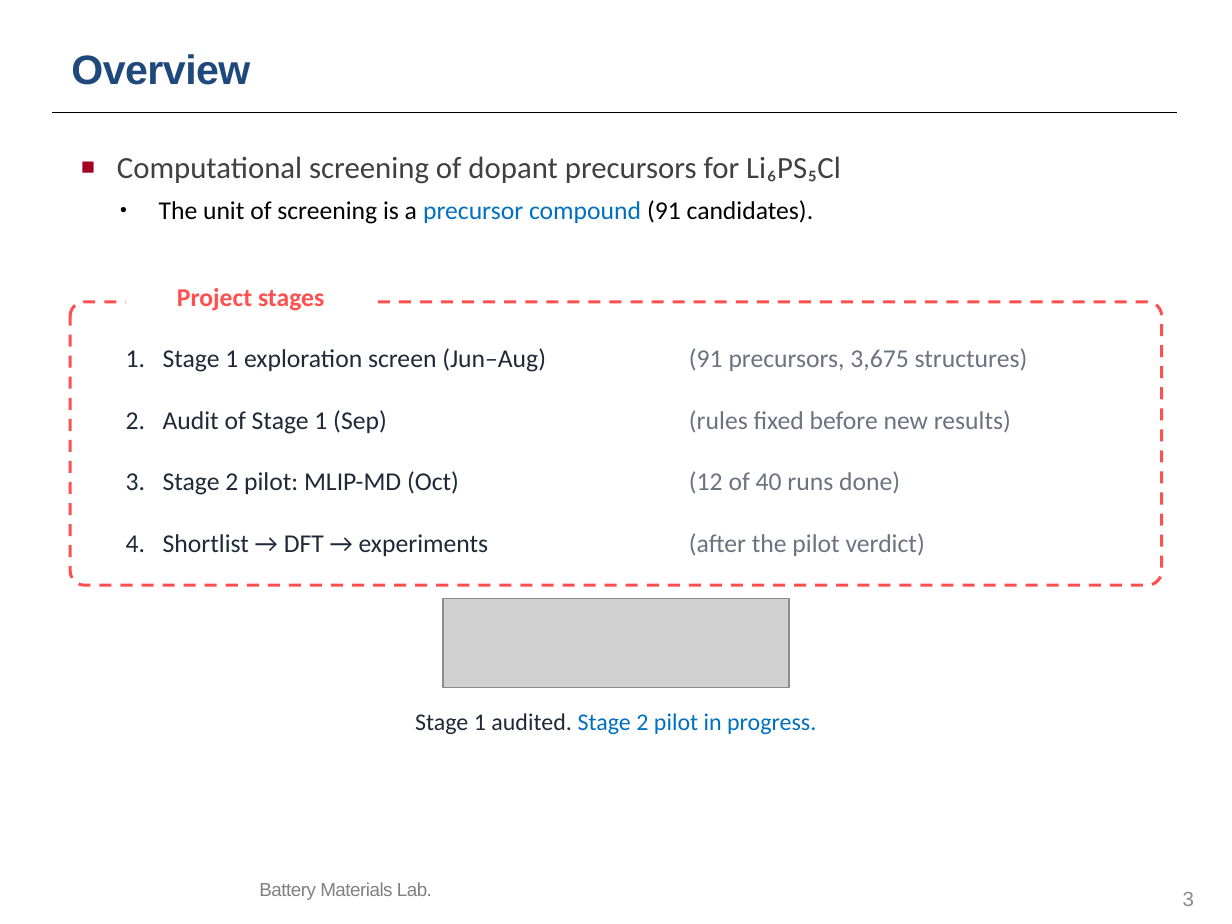
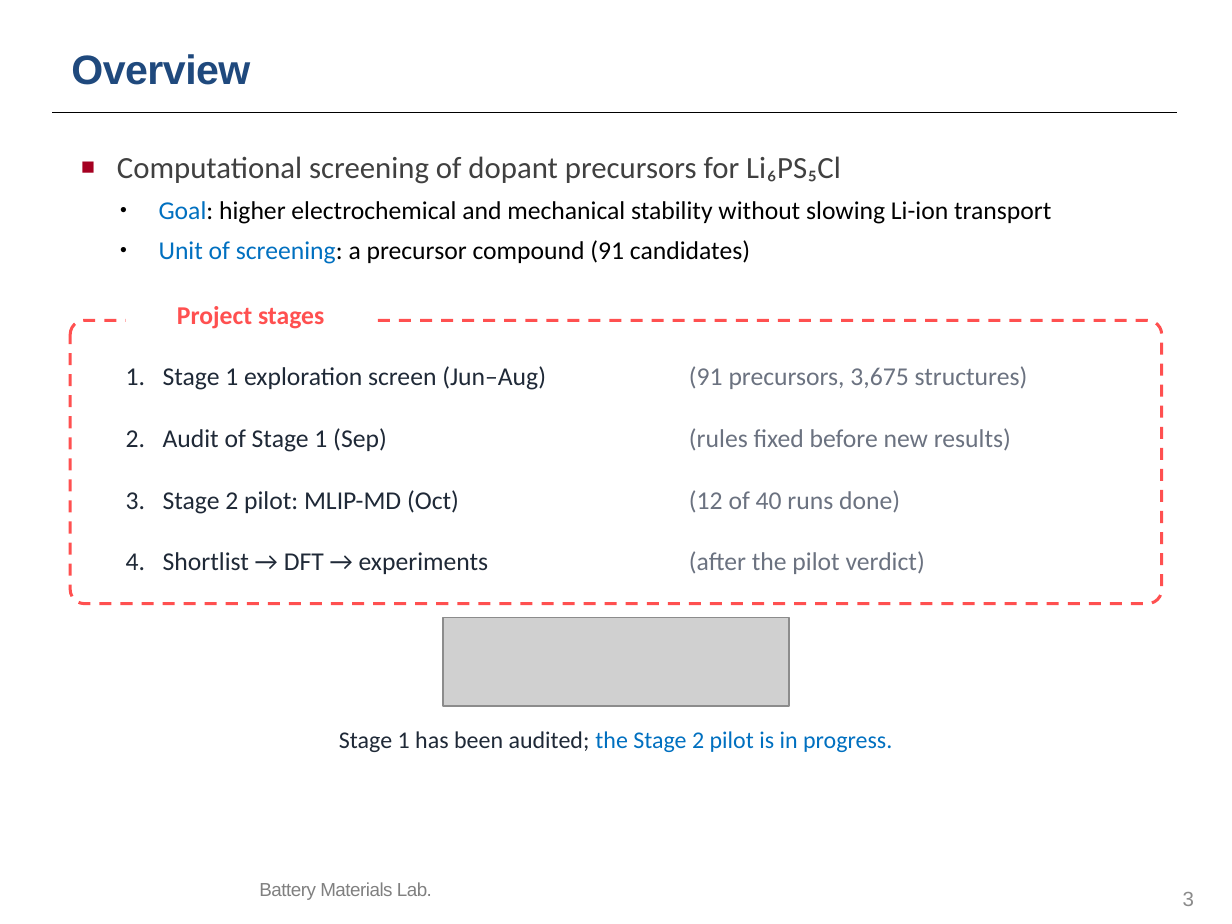
Before and after one commit to yonghoon7153-source/Yonghoon-DEM-DFT, a slide deck: slide 3 of kb/seminars/Research_Seminar_2026_10_13_cascade_progress_lean.pptx. Drawn at 1232x924 pixels with LibreOffice and Linux fonts; fonts in the diff are those of the drawing; grey boxes stand for pictures; background and template pictures are left out. Boxes give left, top, right and bottom in pixels: in the first picture for what was removed or moved away, otherwise in the second. Text is boxed around its words. In the diff, an @@ line names an element or a change of style, - is before the commit and + after.

```diff
--- a/kb/seminars/Research_Seminar_2026_10_13_cascade_progress_lean.pptx
+++ b/kb/seminars/Research_Seminar_2026_10_13_cascade_progress_lean.pptx
@@ text at (159, 201, 1051, 264): text changed @@
-• The unit of screening is a precursor compound (91 candidates).
+• Goal: higher electrochemical and mechanical stability without slowing Li-ion transport
+• Unit of screening: a precursor compound (91 candidates)
@@ 9 texts, 1 picture, 1 rounded rectangle: place and size @@
-9 texts, 1 picture, 1 rounded rectangle at (70, 288, 1162, 687)
+9 texts, 1 picture, 1 rounded rectangle at (70, 306, 1162, 706)
@@ text at (339, 731, 892, 752): text changed @@
-Stage 1 audited. Stage 2 pilot in progress.
+Stage 1 has been audited; the Stage 2 pilot is in progress.
```
Also in this commit, not shown: 6 other files.
